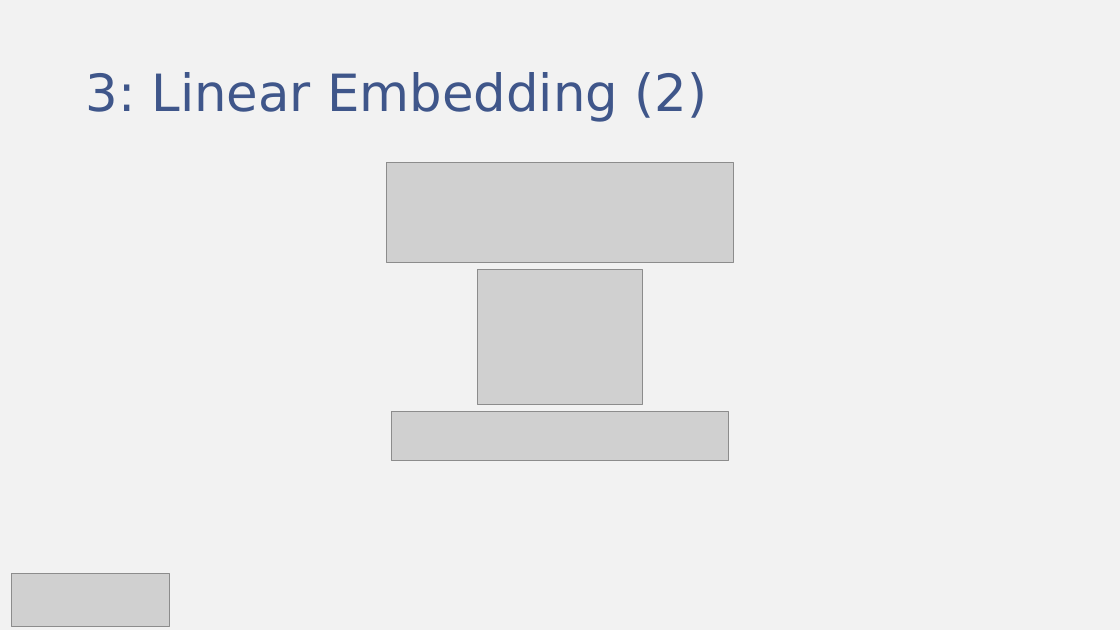
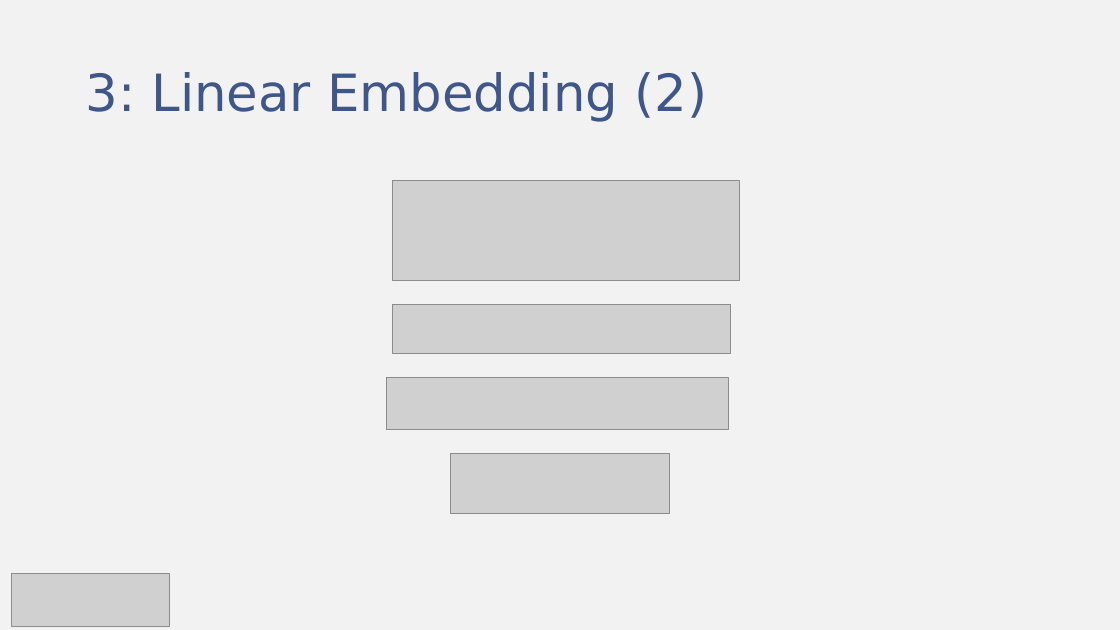
Before and after one commit to fratorgano/dimensionality-reduction, a slide deck: slide 12 of lle/LLE.pptx. Drawn at 1120x630 pixels with LibreOffice and Linux fonts; fonts in the diff are those of the drawing; grey boxes stand for pictures. Boxes give left, top, right and bottom in pixels: in the first picture for what was removed or moved away, otherwise in the second. Text is boxed around its words. In the diff, an @@ line names an element or a change of style, - is before the commit and + after.

```diff
--- a/lle/LLE.pptx
+++ b/lle/LLE.pptx
@@ picture: place and size @@
-picture at [386, 162, 734, 262]
+picture at [393, 181, 740, 281]
@@ picture removed at [478, 269, 643, 404] @@
@@ picture: place and size @@
-picture at [392, 412, 729, 460]
+picture at [393, 304, 731, 353]
@@ picture added at [386, 378, 728, 429] @@
@@ picture added at [450, 454, 669, 513] @@
```
Also in this commit, not shown: 4 other slides changed, 1 slide removed, 11 other files.
